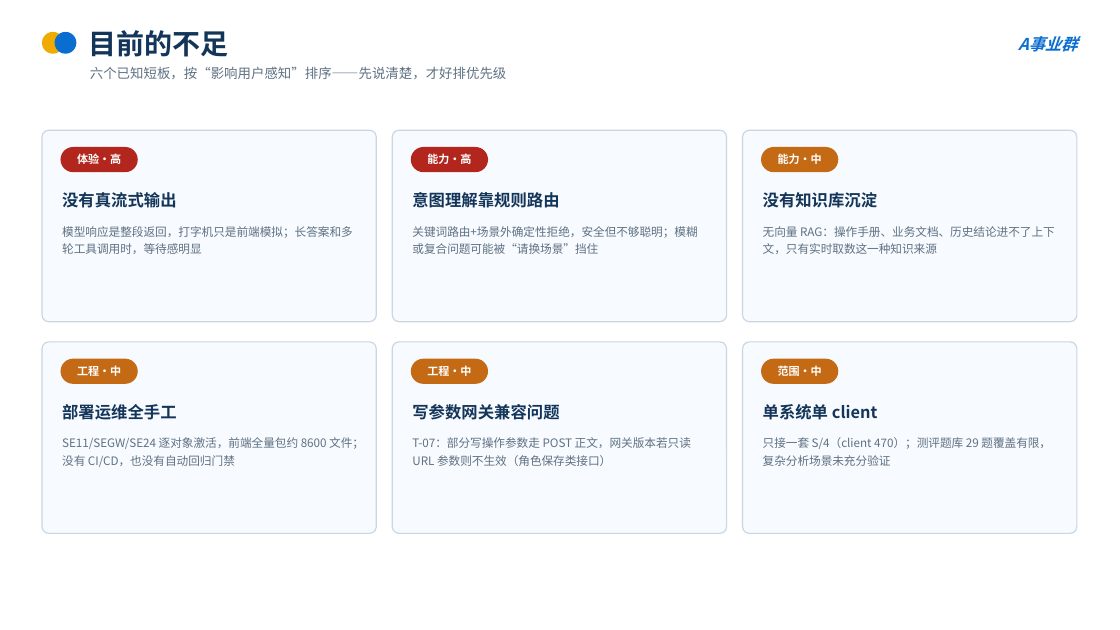
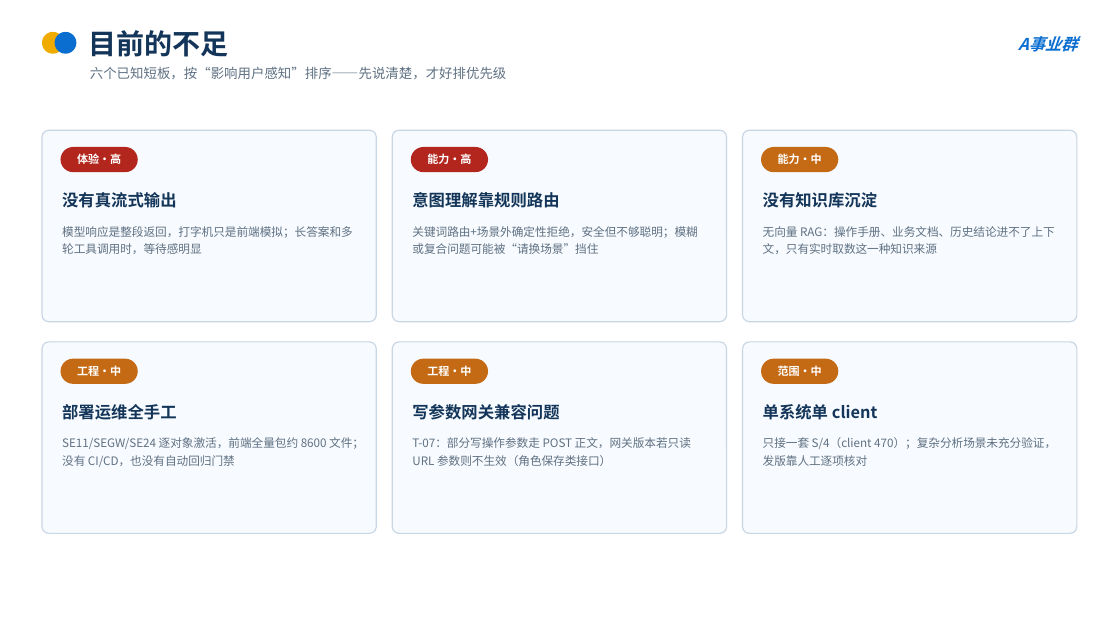
Before and after one commit to ts1424112013/sap-chat, a slide deck: slide 6 of 发布文档/SAP-AI对话助手-项目介绍-V2.0.pptx. Drawn at 1120x630 pixels with LibreOffice and Linux fonts; fonts in the diff are those of the drawing. Boxes give left, top, right and bottom in pixels: in the first picture for what was removed or moved away, otherwise in the second. Text is boxed around its words. In the diff, an @@ line names an element or a change of style, - is before the commit and + after.

Commit message:
docs: 项目介绍 PPT 移除 Agent 测评内容
测评是内部回归工具（29 题题库走真实链路判分），对汇报受众无意义：
评分页删该行后四项均值总评改为 8.0、不足页去掉测评字样、
结尾标语改为'小步快跑'、三步走第二步改为'试点'

```diff
--- a/发布文档/SAP-AI对话助手-项目介绍-V2.0.pptx
+++ b/发布文档/SAP-AI对话助手-项目介绍-V2.0.pptx
@@ text at (x1=763, y1=437, x2=1056, y2=466): text changed @@
-只接一套 S/4（client 470）；测评题库 29 题覆盖有限，复杂分析场景未充分验证
+只接一套 S/4（client 470）；复杂分析场景未充分验证，发版靠人工逐项核对
```
Also in this commit, not shown: 2 other slides changed.
